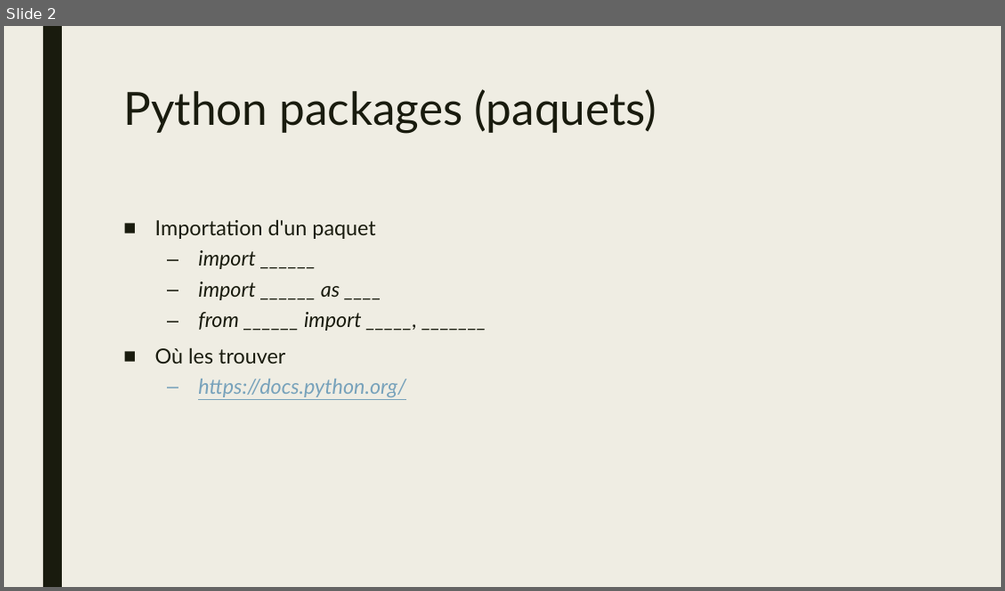
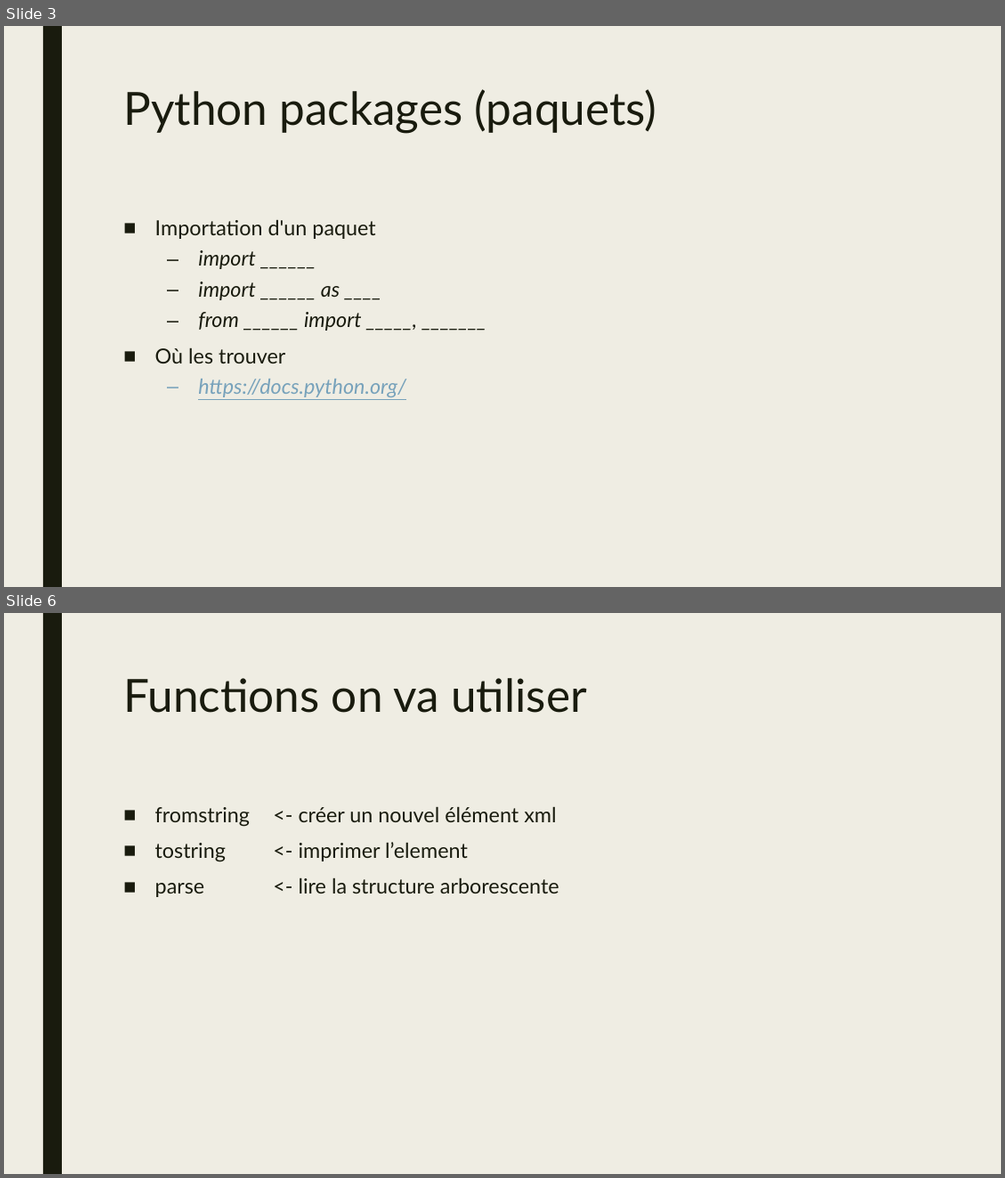
Before and after one commit to jamesgawley/xml, a slide deck: atelier_xml.pptx. Shown one above the other, each under a label of ours: slide 2 before the commit, slides 3 and 6 after it; the slides between them are not shown. The pictures are 1005x591 and 1005x1178 pixels, drawn with LibreOffice and Linux fonts; fonts in the diff are those of the drawing. Boxes give left, top, right and bottom in pixels: in the first picture for what was removed or moved away, otherwise in the second. Text is boxed around its words. In the diff, an @@ line names an element or a change of style, - is before the commit and + after.

```diff
--- a/atelier_xml.pptx
+++ b/atelier_xml.pptx
@@ slide 6 added at (4, 613, 1001, 1174), background #EFEDE3; not listed: 1 template element that a slide beside it also shows @@
@@ title added at (123, 678, 587, 713), 44 pt, text #191B0E @@
+Functions on va utiliser
@@ text added at (155, 806, 559, 897), 20 pt, text #191B0E @@
+■ fromstring <- créer un nouvel élément xml
+■ tostring <- imprimer l’element
+■ parse <- lire la structure arborescente
@@ what was slide 2 is now slide 3 @@
```
Also in this commit, not shown: 8 other slides added, 1 slide removed, 1 other file.
